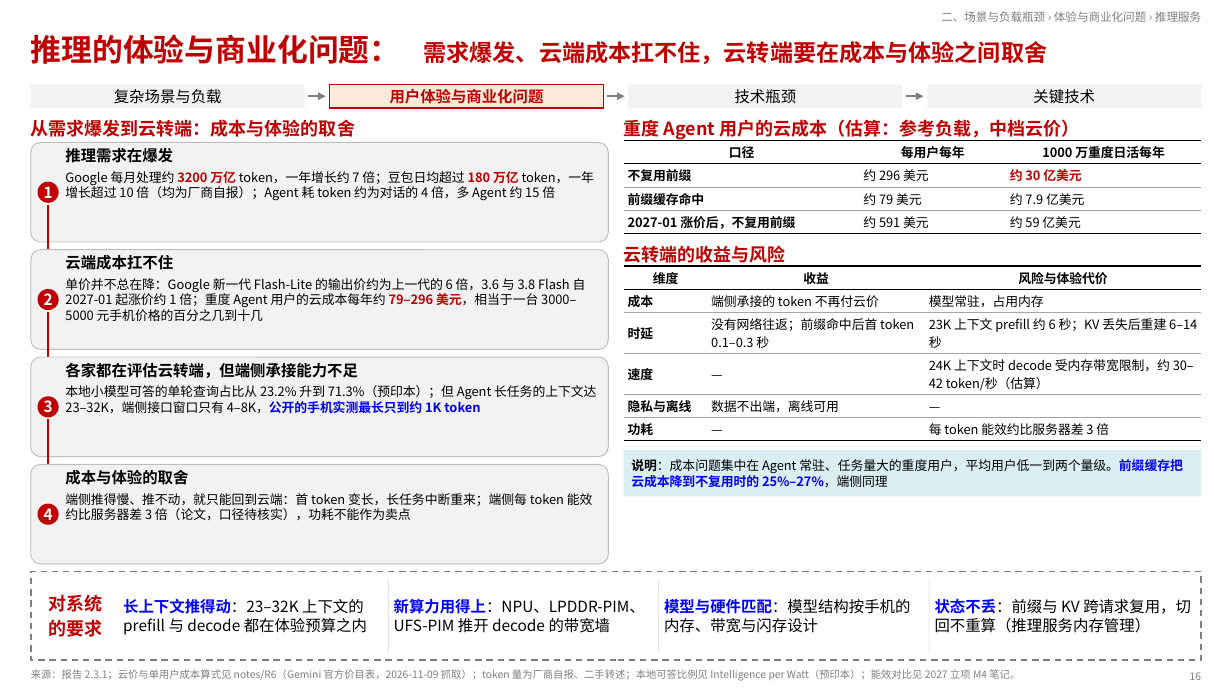
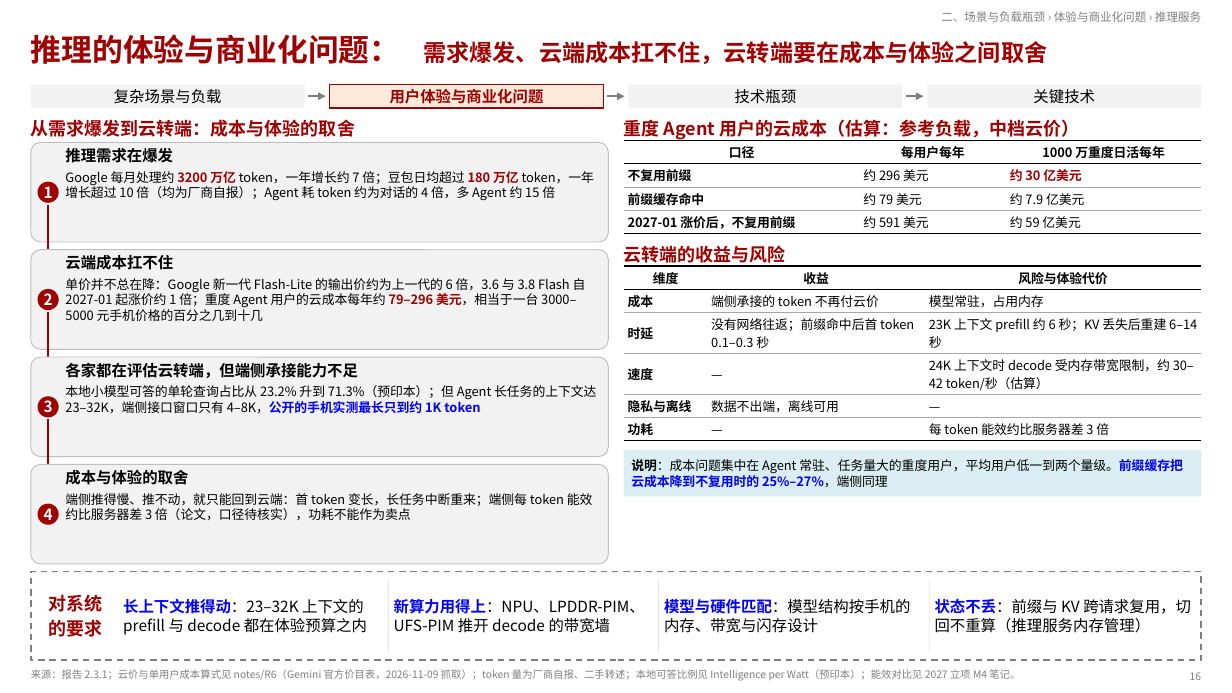
Before and after one commit to SiriusBHU/memory_system_architecture_summary, a slide deck: slide 16 of proposals/agentos-components/ppt/AgentOS三项系统服务-汇报.pptx. Drawn at 1232x693 pixels with LibreOffice and Linux fonts; fonts in the diff are those of the drawing. Boxes give left, top, right and bottom in pixels: in the first picture for what was removed or moved away, otherwise in the second. Text is boxed around its words. In the diff, an @@ line names an element or a change of style, - is before the commit and + after.

```diff
--- a/proposals/agentos-components/ppt/AgentOS三项系统服务-汇报.pptx
+++ b/proposals/agentos-components/ppt/AgentOS三项系统服务-汇报.pptx
@@ rectangle "用户体验与商业化问题" at (330, 85, 604, 108): text colour #C00000 to #A00000; outline #C00000 1.25 pt to #A00000 1.25 pt @@
@@ table at (624, 140, 1201, 234) @@
@@ text colour #C00000 to #A00000 in "约 30 亿美元" @@
@@ text "Google 每月处理约 3200 万亿 token，一年增长约 ..." at (65, 171, 594, 201): text colour #C00000 to #A00000 in "3200 万亿 180 万亿" @@
@@ arrow (48, 205) - (48, 287): stroke #C00000 1.25 pt to #A00000 1.25 pt @@
@@ text "单价并不总在降：Google 新一代 Flash-Lite 的输出价约为上一代的 6 ..." at (65, 278, 586, 321): text colour #C00000 to #A00000 in "79–296 美元，相当于一台" @@
@@ arrow (48, 312) - (48, 395): stroke #C00000 1.25 pt to #A00000 1.25 pt @@
@@ arrow (48, 420) - (48, 502): stroke #C00000 1.25 pt to #A00000 1.25 pt @@
@@ fill #C00000 to #A00000 in 4 elements at (38, 182, 59, 203), (38, 289, 59, 311), (38, 396, 59, 418), (38, 504, 59, 525) @@
@@ text colour #C00000 to #A00000 in 5 elements at (31, 34, 1048, 64), (31, 119, 355, 137), (624, 117, 1079, 141), (624, 245, 786, 266), (48, 594, 102, 637) @@
```
Also in this commit, not shown: 49 other slides changed, 58 other files.
